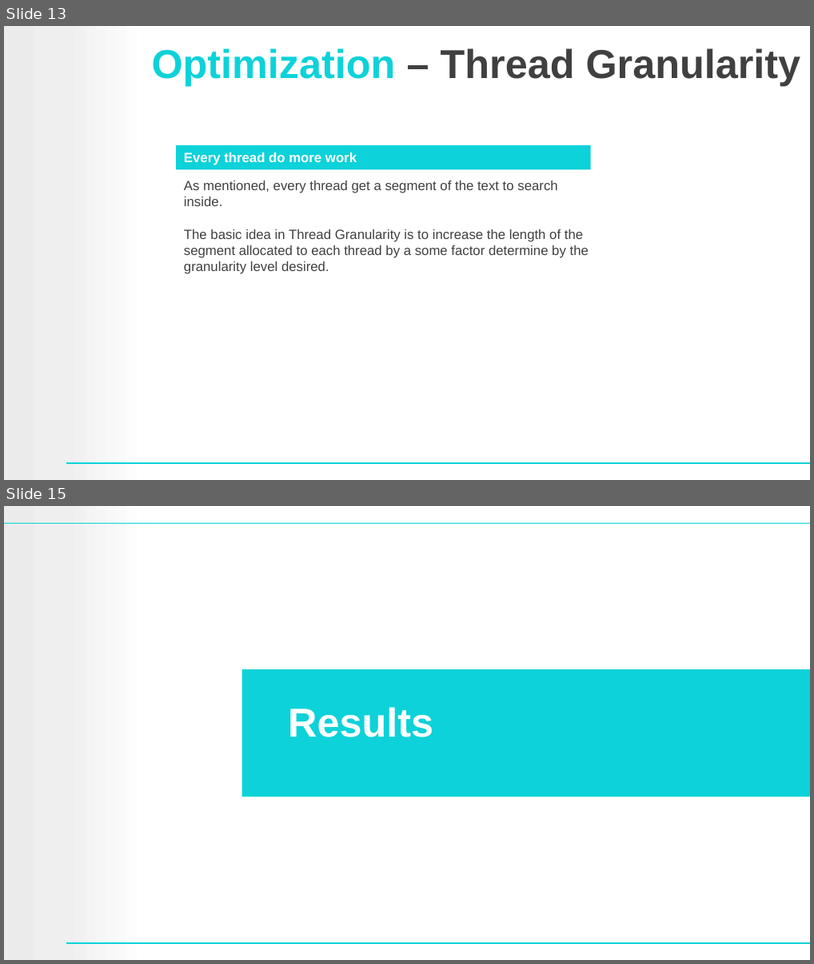
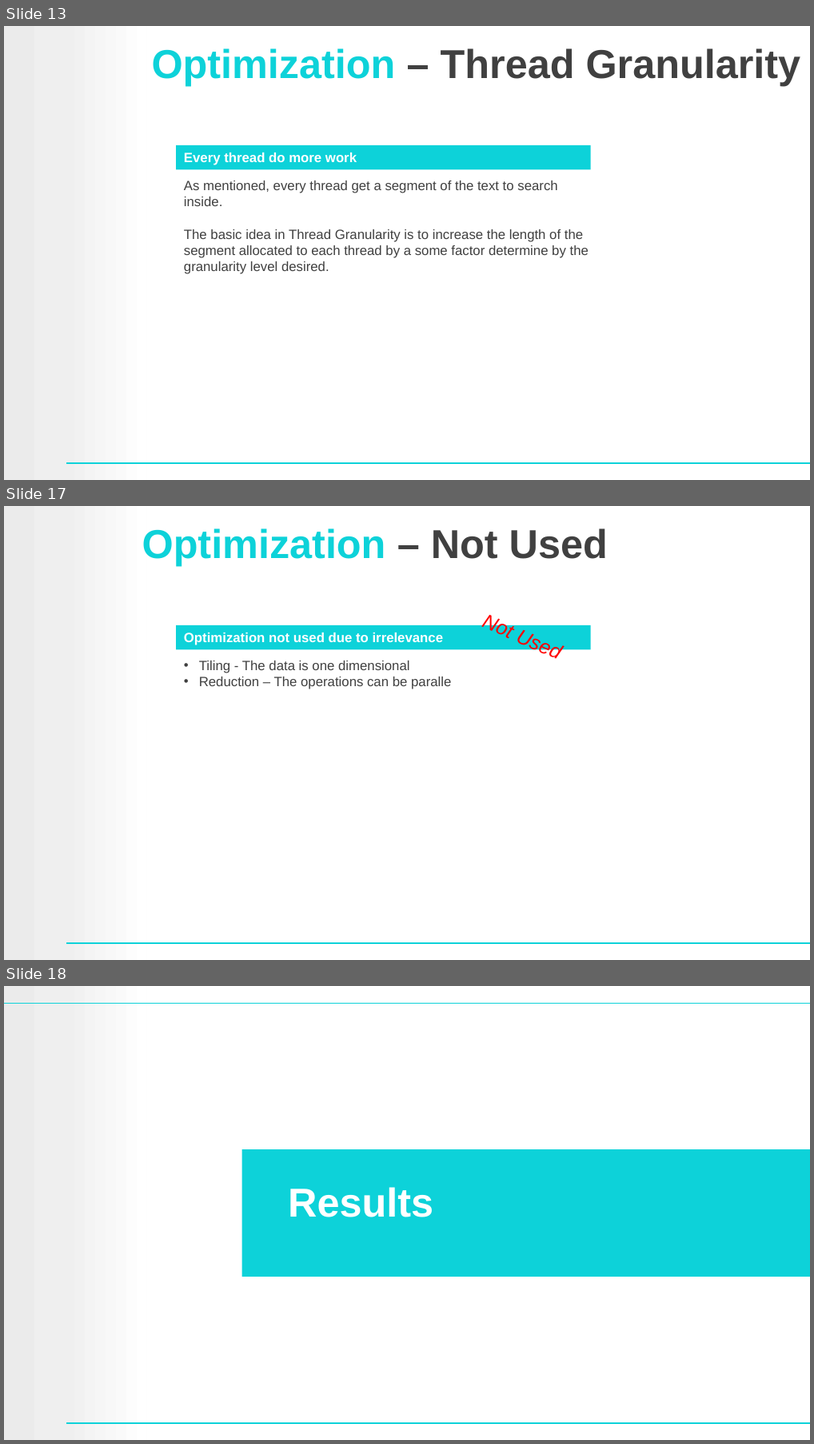
Before and after one commit to raneldan/aho-corasick, a slide deck: Aho-Corasick-Parallel.pptx. Shown one above the other, each under a label of ours: slides 13 and 15 before the commit, slides 13, 17 and 18 after it; the slides between them are not shown. The pictures are 814x964 and 814x1444 pixels, drawn with LibreOffice and Linux fonts; fonts in the diff are those of the drawing; background and template pictures are left out. Boxes give left, top, right and bottom in pixels: in the first picture for what was removed or moved away, otherwise in the second. Text is boxed around its words. In the diff, an @@ line names an element or a change of style, - is before the commit and + after.

Commit message:
added optimizations

```diff
--- a/Aho-Corasick-Parallel.pptx
+++ b/Aho-Corasick-Parallel.pptx
@@ slide 17 added at <box>4,506,810,960</box>, background #FFFFFF; not listed: 2 template elements that a slide beside it also shows @@
@@ title added at <box>142,528,608,566</box>, 36 pt, text #0DD2D9, bold @@
+Optimization – Not Used
@@ text added at <box>470,601,652,704</box>, 18 pt, text #FF0000, italic @@
+Not Used
@@ rectangle added at <box>176,625,591,649</box>, fill #0DD2D9, 12 pt, text #FFFFFF, bold @@
+Optimization not used due to irrelevance
@@ text added at <box>199,660,451,689</box>, 12 pt, text #404040 @@
+• Tiling - The data is one dimensional
+• Reduction – The operations can be paralle
@@ what was slide 15 is now slide 18 @@
```
Also in this commit, not shown: 2 slides changed, 2 other slides added.
